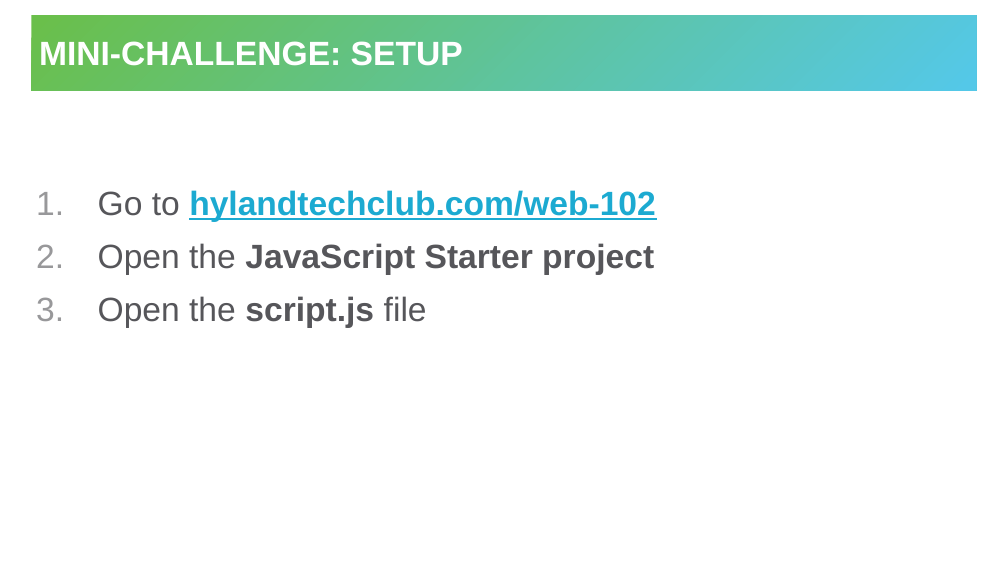
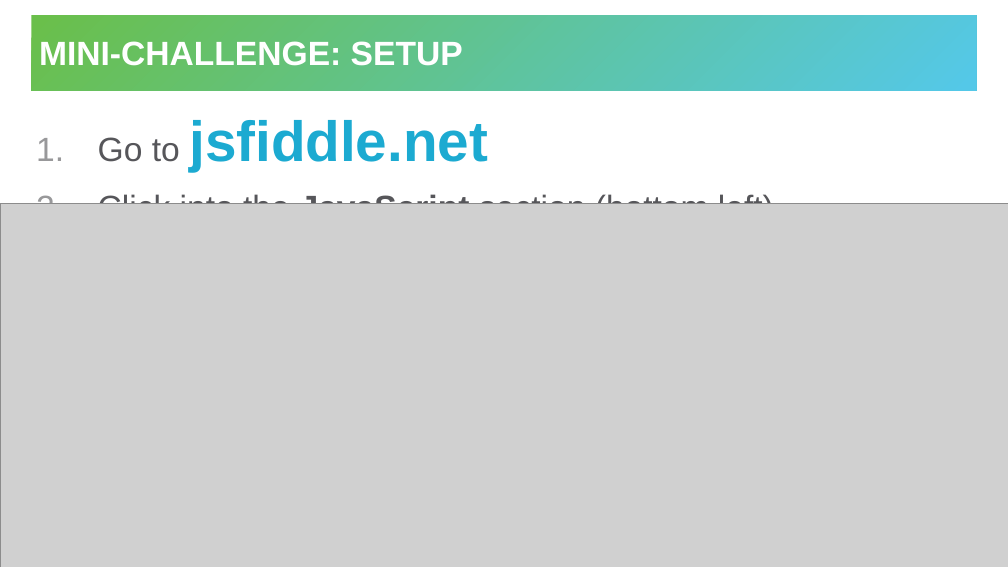
Before and after one commit to hytechclub/web-102, a slide deck: slide 8 of IntroToJS/IntroductionToJavaScript.pptx. Drawn at 1008x567 pixels with LibreOffice and Linux fonts; fonts in the diff are those of the drawing; grey boxes stand for pictures. Boxes give left, top, right and bottom in pixels: in the first picture for what was removed or moved away, otherwise in the second. Text is boxed around its words. In the diff, an @@ line names an element or a change of style, - is before the commit and + after.

Commit message:
use jsfiddle instead of glitch

```diff
--- a/IntroToJS/IntroductionToJavaScript.pptx
+++ b/IntroToJS/IntroductionToJavaScript.pptx
@@ text at bbox=[98, 120, 774, 204]: text changed; bold off @@
-1. Go to hylandtechclub.com/web-102
-2. Open the JavaScript Starter project
-3. Open the script.js file
+1. Go to jsfiddle.net
+2. Click into the JavaScript section (bottom left)
@@ picture added at bbox=[0, 203, 1008, 567] @@
```
Also in this commit, not shown: 1 other file.
